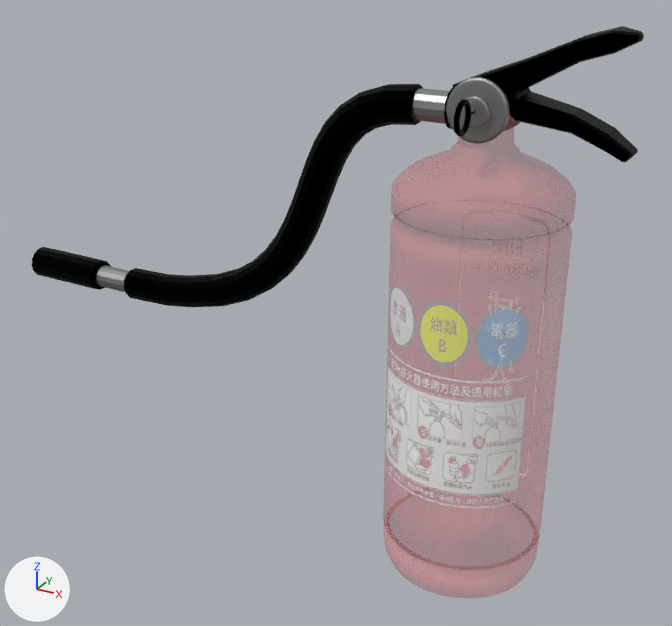
The FBX model Assets/Models/FireTruck/Fire_extinguisher_02/Fire_extinguisher_02.FBX as it was, and as the next commit left it.
Camera for both pictures: a 50 mm camera at (6.52, -38.68, 9.38) aimed at (-0.54, -25.84, 2.95). Every picture has the same lights, and +X, +Y and +Z are marked at lower left. Where no turn or scale is listed for an object, it has been applied to the vertices.

Names of what the first picture shows: 'Fire_extinguisher_body', 'Fire_extinguisher_down', 'Fire_extinguisher_hose', 'Fire_extinguisher_up'.
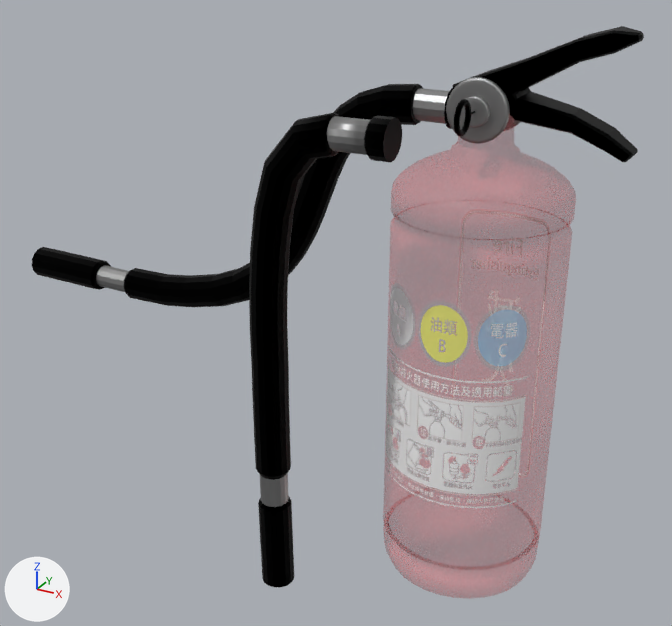
Diff of the bpy script that builds the scene:
```diff
--- a/Assets/Models/FireTruck/Fire_extinguisher_02/Fire_extinguisher_02.FBX.py
+++ b/Assets/Models/FireTruck/Fire_extinguisher_02/Fire_extinguisher_02.FBX.py
@@ mat_weel_010 @@
+mat_weel_010 = principled_material('weel.010')
+mat_weel_010.base_color = (0.0, 0.0, 0.0)  # black #000000
+mat_weel_010.metallic = 1.0
@@ mat_body_010 @@
+mat_body_010 = principled_material('body.010')
+mat_body_010.base_color = (0.342, 0.342, 0.342)  # grey #9e9e9e
+mat_body_010.metallic = 1.0
@@ me_mesh_010 @@
+me_mesh_010.from_pydata(...)  # 368 vertices, 354 faces; spans x 0.06..2.31, y -0.28..0.28, z -4.57..3.33
+# faces by material slot: [322, 32]
+me_mesh_010.materials.append(mat_weel_010)  # black #000000
+me_mesh_010.materials.append(mat_body_010)  # grey #9e9e9e
@@ ob_pipe_002 @@
+ob_pipe_002 = bpy.data.objects.new('pipe.002', me_mesh_010)
+ob_pipe_002.location = (-0.76, -28.13, 3.6)
```

What differs and where, as boxes (x1, y1, x2, y2) in the pictures (672 x 626 px):
'pipe.002', added (black)
    after: (249, 113, 402, 587)
    faces in mat_weel_010 (black #000000): (249, 113, 402, 587)
    faces in mat_body_010 (grey #9e9e9e): (260, 116, 370, 507)
